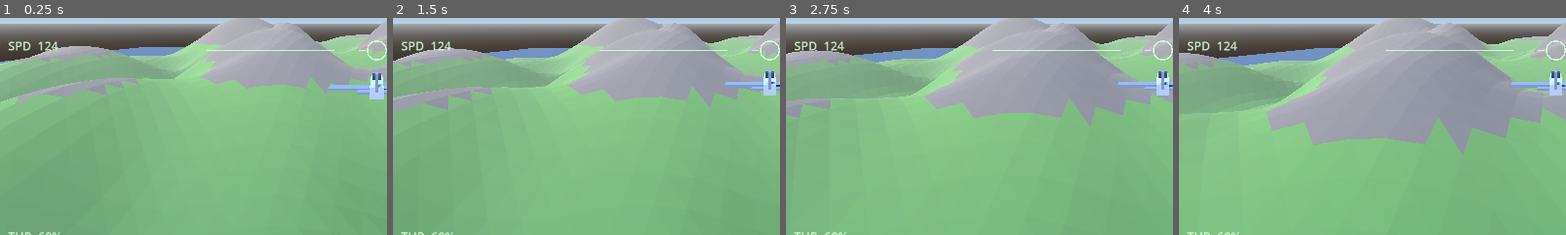
Above: before the commit, frames 1-4 (left to right).
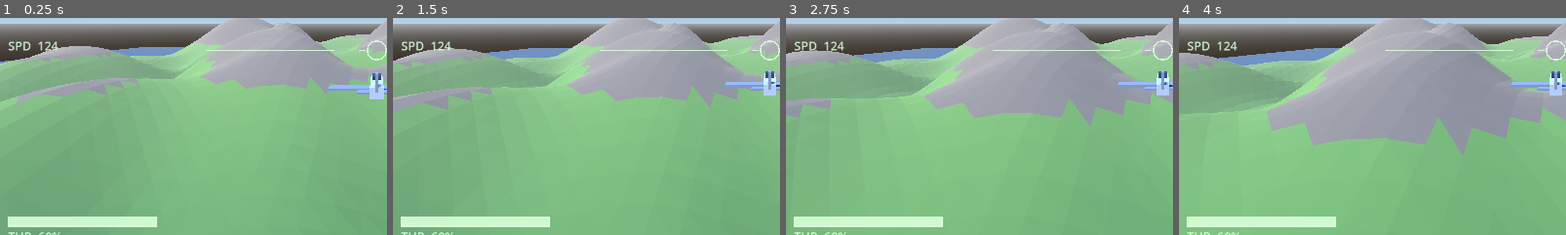
Above: after the commit, the same moments.

Repository: KulkulZa1/Flying_test
Game: Godot game, scene res://scenes/main.tscn
Same seed, same stepped clock (60 frames per second), same inputs: the game is played once before the commit and once after it.
Inputs (mouse positions are % of the whole screen's width and height, from its top left):
- Up to frame 1 (0.25 s): no input
- Up to frame 2 (1.5 s): tap Enter at 0.5 s; move the mouse to (72, 45) at 0.52 s; hold D 0.53-1.25 s; click (72, 45) at 0.67 s; tap Space at 0.77 s; drag from (30, 55) to (45, 70) at 1.27 s
- Up to frame 3 (2.75 s): move the mouse to (60, 28) at 2.02 s; hold D from 2.03 s (still down)
- Up to frame 4 (4 s): release D at 2.75 s; drag from (45, 70) to (20, 35) at 2.77 s; move the mouse to (80, 65) at 3.52 s; hold A from 3.53 s (still down); tap Space at 3.77 s
The pictures show only the part of the screen within x 1-51%, y 43-92%; the shares and areas given below are measured in that part.

The runs differ from the first frame. In frame 1, 1.9% of the frame differs, in the area x 2-41%, y 91-97%; in frame 2, 1.9%; in frame 3, 1.9%; in frame 4, 1.9%.

Commit message:
Add wreckage and the combat HUD
Co-Authored-By: Claude Sonnet 5 <noreply@anthropic.com>

Diff:
--- a/scripts/config.gd
+++ b/scripts/config.gd
@@ -84,3 +84,8 @@
 const COMBO_STEP := 0.5
 const COMBO_CAP := 4.0
 const HIGH_SCORE_PATH := "user://highscore.cfg"
+
+# --- Debris ---
+const DEBRIS_COUNT := 5
+const DEBRIS_LIFETIME := 6.0        # s
+const DEBRIS_SPEED := 14.0          # m/s of initial scatter
--- /dev/null
+++ b/scripts/debris.gd
@@ -0,0 +1,36 @@
+class_name Debris
+extends Node3D
+
+## Scatters tumbling chunks that free themselves. Rigid bodies are used here and
+## nowhere else in the project: this is decoration rather than control, so the
+## solver's nondeterminism costs nothing and collision response comes free.
+static func scatter(parent: Node3D, at: Vector3, inherited: Vector3) -> void:
+	for i in Config.DEBRIS_COUNT:
+		var size := Vector3(randf_range(0.4, 1.2), randf_range(0.4, 1.0), randf_range(0.6, 1.6))
+		var mesh := BoxMesh.new()
+		mesh.size = size
+		var material := StandardMaterial3D.new()
+		material.albedo_color = Color(0.32, 0.30, 0.28)
+		mesh.material = material
+		var visual := MeshInstance3D.new()
+		visual.mesh = mesh
+		var box := BoxShape3D.new()
+		box.size = size
+		var shape := CollisionShape3D.new()
+		shape.shape = box
+		var chunk := RigidBody3D.new()
+		chunk.add_child(visual)
+		chunk.add_child(shape)
+		chunk.position = at
+		chunk.linear_velocity = inherited + Vector3(
+			randf_range(-1.0, 1.0), randf_range(0.2, 1.0), randf_range(-1.0, 1.0)
+		).normalized() * Config.DEBRIS_SPEED
+		chunk.angular_velocity = Vector3(randf_range(-6.0, 6.0), randf_range(-6.0, 6.0),
+			randf_range(-6.0, 6.0))
+		parent.add_child(chunk)
+		var timer := Timer.new()
+		timer.one_shot = true
+		timer.wait_time = Config.DEBRIS_LIFETIME
+		timer.timeout.connect(chunk.queue_free)
+		chunk.add_child(timer)
+		timer.start()
--- a/scripts/hud.gd
+++ b/scripts/hud.gd
@@ -4,6 +4,8 @@
 const HUD_COLOR := Color(0.85, 1.0, 0.85, 0.9)
 
 var target: Aircraft = null
+var scoring: Scoring = null
+var enemies: Array = []
 var _font: Font
 
 ## Nose up puts the real horizon BELOW the reticle, and screen Y grows downward,
@@ -15,6 +17,20 @@
 ## wing, so the horizon's right end rises on screen, which is negative Y.
 static func horizon_direction(bank: float) -> Vector2:
 	return Vector2(cos(bank), -sin(bank))
+
+## True when a world-relative offset lies behind the viewer. Forward is -Z, so a
+## positive local Z is astern.
+static func is_behind(view: Basis, relative: Vector3) -> bool:
+	return (view.inverse() * relative).z > 0.0
+
+## Screen-space direction from the reticle toward a world point, in the pilot's
+## own frame. Y is negated because screen Y grows downward.
+static func marker_direction(view: Basis, relative: Vector3) -> Vector2:
+	var local := view.inverse() * relative
+	var flat := Vector2(local.x, -local.y)
+	if flat.length_squared() < 1e-6:
+		return Vector2(0.0, 1.0)  # dead astern with no lateral offset: mark below
+	return flat.normalized()
 
 func _ready() -> void:
 	_font = ThemeDB.fallback_font
@@ -31,6 +47,9 @@
 	_draw_reticle(centre)
 	_draw_horizon(centre)
 	_draw_readouts()
+	_draw_health()
+	_draw_score()
+	_draw_enemy_markers(centre)
 
 func _draw_reticle(centre: Vector2) -> void:
 	draw_arc(centre, 14.0, 0.0, TAU, 32, HUD_COLOR, 2.0)
@@ -52,3 +71,31 @@
 
 func _text(at: Vector2, content: String) -> void:
 	draw_string(_font, at, content, HORIZONTAL_ALIGNMENT_LEFT, -1, 18, HUD_COLOR)
+
+func _draw_health() -> void:
+	var fraction := clampf(target.hp / maxf(target.max_hp, 1.0), 0.0, 1.0)
+	var bar := Rect2(28.0, size.y - 76.0, 220.0, 14.0)
+	draw_rect(bar, HUD_COLOR, false, 2.0)
+	draw_rect(Rect2(bar.position, Vector2(bar.size.x * fraction, bar.size.y)), HUD_COLOR)
+
+func _draw_score() -> void:
+	if scoring == null:
+		return
+	_text(Vector2(size.x - 220.0, 44.0), "SCORE %7d" % scoring.score)
+	_text(Vector2(size.x - 220.0, 68.0), "BEST  %7d" % scoring.high_score)
+	if scoring.multiplier > 1.0:
+		_text(Vector2(size.x - 220.0, 92.0), "x%.1f" % scoring.multiplier)
+
+## A chevron at the screen edge for every enemy that is not comfortably ahead, so
+## a dogfight does not become a hunt for something behind you.
+func _draw_enemy_markers(centre: Vector2) -> void:
+	var view := target.model.basis
+	for enemy in enemies:
+		if enemy == null or not is_instance_valid(enemy) or not enemy.is_alive():
+			continue
+		var relative: Vector3 = enemy.model.position - target.model.position
+		if relative.length_squared() < 1e-6:
+			continue
+		if not is_behind(view, relative) and target.model.forward().angle_to(relative.normalized()) < 0.5:
+			continue  # already on screen
+		draw_circle(centre + marker_direction(view, relative) * (size.y * 0.40), 6.0, HUD_COLOR)
--- a/tests/run_tests.gd
+++ b/tests/run_tests.gd
@@ -19,6 +19,7 @@
 	"res://tests/test_ai.gd",
 	"res://tests/test_waves.gd",
 	"res://tests/test_scoring.gd",
+	"res://tests/test_hud_markers.gd",
 ]
 
 var _checks := 0
--- /dev/null
+++ b/tests/test_hud_markers.gd
@@ -0,0 +1,31 @@
+extends TestCase
+
+## Marker geometry is deliberately checked with the viewer BANKED. A level viewer
+## makes the view basis the identity, so a marker computed in the wrong frame
+## would look identical to one computed correctly - the same trap that let an AI
+## aim test pass with the Phase 1 dive bug present.
+
+func test_an_enemy_ahead_is_not_behind() -> void:
+	check(not HUD.is_behind(Basis.IDENTITY, Vector3(0.0, 0.0, -500.0)),
+		"a target down the nose is not behind")
+
+func test_an_enemy_astern_is_behind() -> void:
+	check(HUD.is_behind(Basis.IDENTITY, Vector3(0.0, 0.0, 500.0)),
+		"a target astern is behind")
+
+func test_a_marker_points_right_for_an_enemy_to_starboard() -> void:
+	var direction := HUD.marker_direction(Basis.IDENTITY, Vector3(500.0, 0.0, -100.0))
+	check(direction.x > 0.9, "an enemy to starboard puts the marker to the right")
+	check_approx(direction.length(), 1.0, 1e-5, "and the marker direction is a unit vector")
+
+func test_a_marker_points_up_for_an_enemy_above() -> void:
+	var direction := HUD.marker_direction(Basis.IDENTITY, Vector3(0.0, 500.0, -100.0))
+	check(direction.y < -0.9, "an enemy above puts the marker up, and screen Y grows downward")
+
+func test_markers_follow_the_pilot_frame_not_the_world() -> void:
+	# Rolled 90 degrees right: an enemy that is world-above is now to the pilot's
+	# left, so the marker must swing accordingly.
+	var rolled := Basis(Vector3.FORWARD, deg_to_rad(90.0))
+	var direction := HUD.marker_direction(rolled, Vector3(0.0, 500.0, -100.0))
+	check(absf(direction.x) > 0.9,
+		"with the aircraft rolled, a world-above enemy marks to one side")
Not shown, added: scripts/debris.gd.uid
Not shown, added: tests/test_hud_markers.gd.uid
